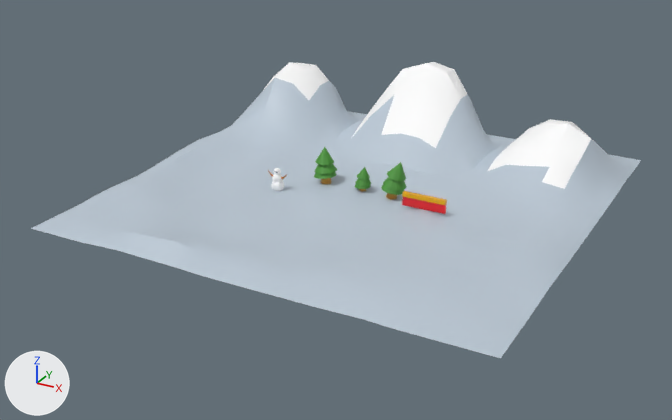
A saved change to the glTF model public/christmas-scene.glb.
Before and after are seen from a camera (50 mm lens) standing at (17.3, -33.8, 15.7) and looking at (-0.6, -1.3, -0.5). Arrows for +X, +Y and +Z are at lower left; the lights stay in place. Where no turn or scale is listed for an object, it has been applied to the vertices.

The scene before the commit, as lines of its bpy script (objects in view):
```python
me_cube_004 = bpy.data.meshes.new('Cube.004')
me_cube_004.from_pydata(...)  # 38 vertices, 72 faces; spans x -0.96..0.96, y -0.09..0.09, z -0.49..0.09
# faces by material slot: [28, 44]
me_cube_004.materials.append(mat_material)  # red #e71423
me_cube_004.materials.append(mat_material_006)  # yellow #e7a600
me_plane = bpy.data.meshes.new('Plane')
me_plane.from_pydata(...)  # 484 vertices, 882 faces; spans x -9.9..9.9, y -9.9..10.2, z 0.0..3.7
# faces by material slot: [800, 82]
me_plane.materials.append(mat_terrain)  # light grey #bcc9d5
me_plane.materials.append(mat_snow)  # white #ffffff
ob_cube = bpy.data.objects.new('Cube', me_cube_004)
ob_cube.location = (3.32, -0.86, 0.68)
ob_terrain = bpy.data.objects.new('Terrain', me_plane)
ob_terrain.location = (0.0, 0.0, 0.0)
```
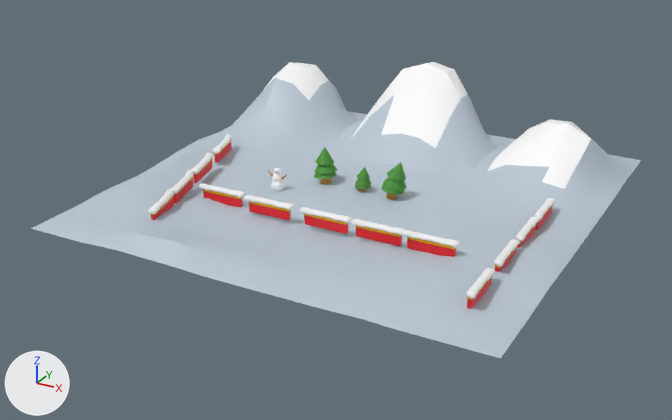
Commit message: Test snow

Where the change shows, as pixel boxes (x1, y1, x2, y2) in the pictures (672 x 420 px):
'Cube', moved: before (402, 191, 447, 214); after (407, 237, 456, 257)
'Cube.001', added (red): after (356, 225, 402, 246)
'Cube.002', added (red): after (304, 213, 348, 234)
'Cube.003', added (red): after (249, 201, 291, 221)
'Cube.004', added: after (203, 189, 243, 207)
'SnowBall.004', added: after (403, 230, 460, 248)
'SnowBall.001', added: after (351, 219, 405, 235)
'SnowBall.011', added: after (466, 268, 495, 299)
'SnowBall.002', added: after (300, 207, 352, 223)
'SnowBall.003', added: after (244, 195, 294, 210)
'SnowBall.010', added: after (494, 239, 520, 267)
'SnowBall.006', added: after (199, 183, 245, 198)
'SnowBall.009', added: after (516, 217, 539, 242)
'Cube.010', added: after (467, 276, 492, 309)
'SnowBall.012', added: after (148, 189, 174, 214)
'Cube.012', added: after (173, 177, 193, 203)
'SnowBall.007', added: after (534, 198, 556, 220)
'Cube.011', added: after (150, 195, 174, 220)
'Cube.013', added: after (193, 158, 212, 183)
'SnowBall.013', added: after (171, 170, 194, 193)
'SnowBall.014', added: after (191, 153, 213, 174)
'Cube.014', added: after (214, 139, 232, 163)
'SnowBall.015', added: after (212, 134, 232, 153)
'Cube.009', added: after (495, 247, 517, 272)
'Cube.006', added: after (535, 204, 553, 230)
'Cube.007', added: after (516, 223, 537, 248)

Edits to the bpy script that builds the scene:
```text
Change ob_cube:
    ob_cube.location: (3.32, -0.86, 0.68) -> (5.23, -4.52, 0.68)
Add ob_snowball_015:
    ob_snowball_015 = bpy.data.objects.new('SnowBall.015', me_mesh_019)  # 1012 vertices, 2020 faces; spans x -0.49..0.44, y -1.07..1.07, z -0.11..0.15; in mat_snow_006 (white #f4f4f4)
    ob_snowball_015.location = (-7.69, 0.36, 0.78)
Add ob_cube_014:
    ob_cube_014 = bpy.data.objects.new('Cube.014', me_cube_016)  # 38 vertices, 72 faces; spans x -0.34..0.34, y -0.95..0.95, z -0.49..0.09; in mat_material (red #e71423), mat_material_006 (yellow #e7a600)
    ob_cube_014.location = (-7.69, 0.36, 0.68)
Add ob_snowball_014:
    ob_snowball_014 = bpy.data.objects.new('SnowBall.014', me_mesh_019.copy())
    ob_snowball_014.location = (-7.0, -2.2, 0.78)
Add ob_cube_013:
    ob_cube_013 = bpy.data.objects.new('Cube.013', me_cube_016.copy())
    ob_cube_013.location = (-7.0, -2.2, 0.68)
Add ob_snowball_013:
    ob_snowball_013 = bpy.data.objects.new('SnowBall.013', me_mesh_019.copy())
    ob_snowball_013.location = (-6.4, -4.45, 0.78)
Add ob_cube_012:
    ob_cube_012 = bpy.data.objects.new('Cube.012', me_cube_016.copy())
    ob_cube_012.location = (-6.4, -4.45, 0.68)
Add ob_snowball_012:
    ob_snowball_012 = bpy.data.objects.new('SnowBall.012', me_mesh_019.copy())
    ob_snowball_012.location = (-5.83, -6.57, 0.78)
Add ob_cube_011:
    ob_cube_011 = bpy.data.objects.new('Cube.011', me_cube_016.copy())
    ob_cube_011.location = (-5.83, -6.57, 0.68)
Add ob_snowball_011:
    ob_snowball_011 = bpy.data.objects.new('SnowBall.011', me_mesh_015)  # 1012 vertices, 2020 faces; spans x -0.19..0.23, y -1.13..1.09, z -0.11..0.15; in mat_snow_006 (white #f4f4f4)
    ob_snowball_011.location = (8.06, -6.92, 0.78)
Add ob_cube_010:
    ob_cube_010 = bpy.data.objects.new('Cube.010', me_cube_011)  # 38 vertices, 72 faces; spans x -0.09..0.09, y -0.96..0.96, z -0.49..0.09; in mat_material (red #e71423), mat_material_006 (yellow #e7a600)
    ob_cube_010.location = (8.06, -6.92, 0.68)
Add ob_snowball_010:
    ob_snowball_010 = bpy.data.objects.new('SnowBall.010', me_mesh_015.copy())
    ob_snowball_010.location = (8.06, -4.26, 0.78)
Add ob_cube_009:
    ob_cube_009 = bpy.data.objects.new('Cube.009', me_cube_011.copy())
    ob_cube_009.location = (8.06, -4.26, 0.68)
Add ob_snowball_009:
    ob_snowball_009 = bpy.data.objects.new('SnowBall.009', me_mesh_015.copy())
    ob_snowball_009.location = (8.06, -1.94, 0.78)
Add ob_cube_007:
    ob_cube_007 = bpy.data.objects.new('Cube.007', me_cube_011.copy())
    ob_cube_007.location = (8.06, -1.94, 0.68)
Add ob_snowball_007:
    ob_snowball_007 = bpy.data.objects.new('SnowBall.007', me_mesh_015.copy())
    ob_snowball_007.location = (8.06, 0.26, 0.78)
Add ob_cube_006:
    ob_cube_006 = bpy.data.objects.new('Cube.006', me_cube_011.copy())
    ob_cube_006.location = (8.06, 0.26, 0.68)
Add ob_snowball_006:
    ob_snowball_006 = bpy.data.objects.new('SnowBall.006', me_mesh_005)  # 1012 vertices, 2020 faces; spans x -1.13..1.09, y -0.23..0.19, z -0.11..0.15; in mat_snow_006 (white #f4f4f4)
    ob_snowball_006.location = (-4.48, -4.24, 0.69)
Add ob_cube_004:
    ob_cube_004 = bpy.data.objects.new('Cube.004', me_cube_004.copy())  # the mesh of ob_cube
    ob_cube_004.location = (-4.48, -4.24, 0.6)
Add ob_snowball_003:
    ob_snowball_003 = bpy.data.objects.new('SnowBall.003', me_mesh_005.copy())
    ob_snowball_003.location = (-1.95, -4.51, 0.78)
Add ob_cube_003:
    ob_cube_003 = bpy.data.objects.new('Cube.003', me_cube_004.copy())  # the mesh of ob_cube
    ob_cube_003.location = (-1.95, -4.52, 0.68)
Add ob_snowball_002:
    ob_snowball_002 = bpy.data.objects.new('SnowBall.002', me_mesh_005.copy())
    ob_snowball_002.location = (0.7, -4.51, 0.78)
Add ob_cube_002:
    ob_cube_002 = bpy.data.objects.new('Cube.002', me_cube_004.copy())  # the mesh of ob_cube
    ob_cube_002.location = (0.7, -4.52, 0.68)
Add ob_snowball_001:
    ob_snowball_001 = bpy.data.objects.new('SnowBall.001', me_mesh_005.copy())
    ob_snowball_001.location = (3.03, -4.51, 0.78)
Add ob_cube_001:
    ob_cube_001 = bpy.data.objects.new('Cube.001', me_cube_004.copy())  # the mesh of ob_cube
    ob_cube_001.location = (3.03, -4.52, 0.68)
Add ob_snowball_004:
    ob_snowball_004 = bpy.data.objects.new('SnowBall.004', me_mesh_005.copy())
    ob_snowball_004.location = (5.23, -4.51, 0.78)
```
